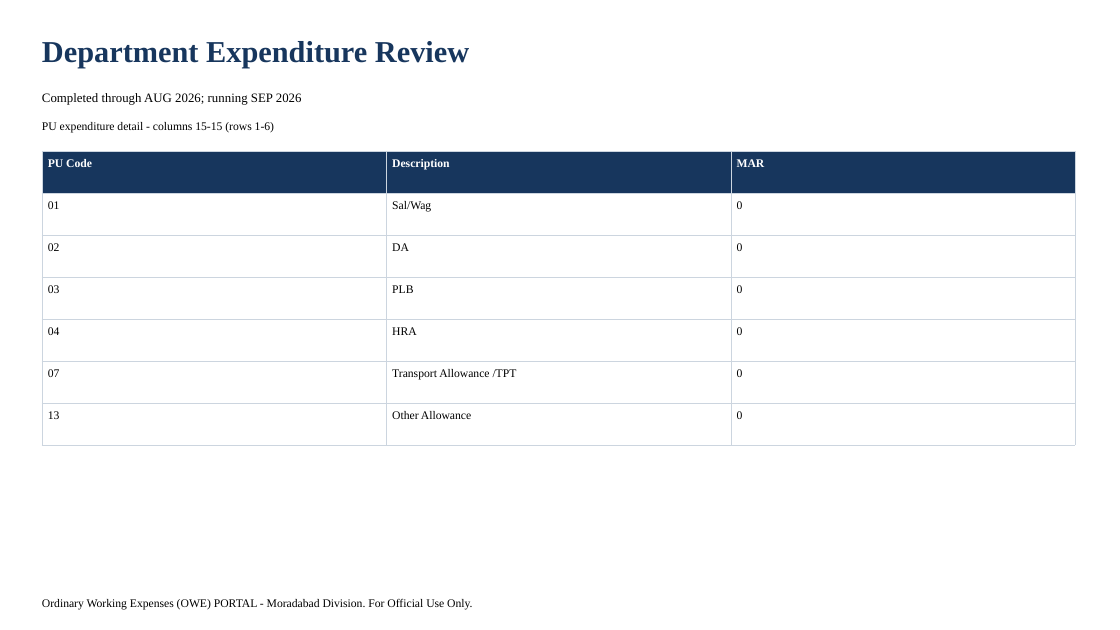
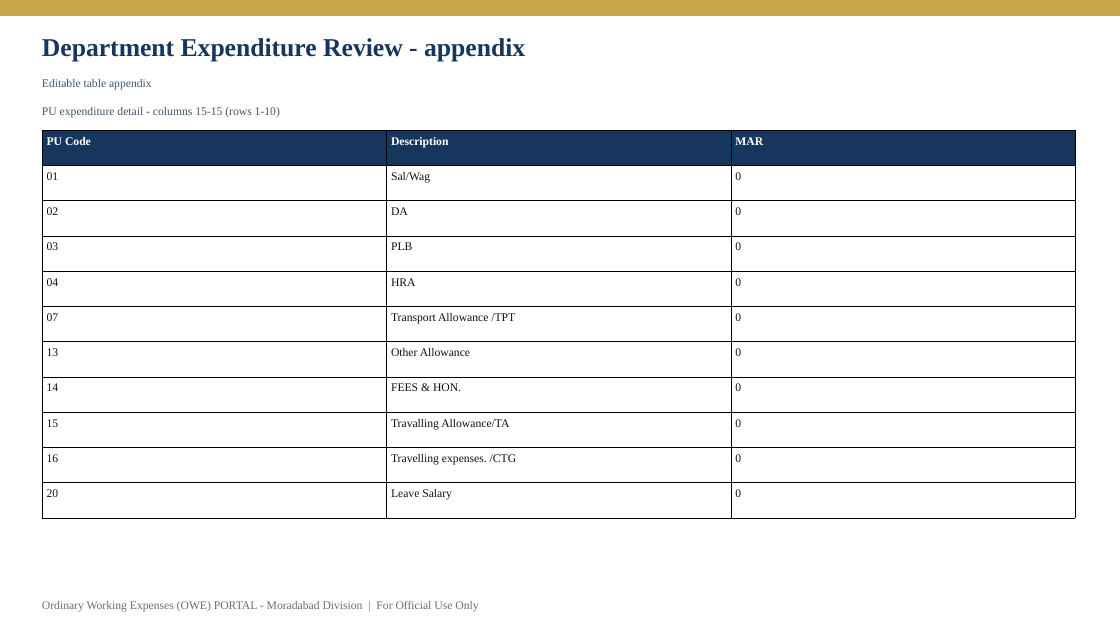
Before and after one commit to girishtiwari007/MBRLR, a slide deck: slide 16 of .export-validation/display/display.pptx (slide 18 before the commit). Drawn at 1120x630 pixels with LibreOffice and Linux fonts; fonts in the diff are those of the drawing. Boxes give left, top, right and bottom in pixels: in the first picture for what was removed or moved away, otherwise in the second. Text is boxed around its words. In the diff, an @@ line names an element or a change of style, - is before the commit and + after.

```diff
--- a/.export-validation/display/display.pptx
+++ b/.export-validation/display/display.pptx
@@ rectangle added at [0,0,1120,15], fill #C9A84C, outline #C9A84C 1 pt @@
@@ text at [42,38,525,61]: text changed; size 26 to 22 pt @@
-Department Expenditure Review
+Department Expenditure Review - appendix
@@ text added at [42,79,152,90], 10 pt, text #40566E @@
+Editable table appendix
@@ text at [42,107,280,118]: text changed; text colour #000000 to #40566E @@
-PU expenditure detail - columns 15-15 (rows 1-6)
+PU expenditure detail - columns 15-15 (rows 1-10)
@@ text removed at [42,93,302,105] @@
-Completed through AUG 2026; running SEP 2026
@@ table at [42,130,1075,504] @@
+row 8: 14 | FEES & HON. | 0
+row 9: 15 | Travalling Allowance/TA | 0
+row 10: 16 | Travelling expenses. /CTG | 0
+row 11: 20 | Leave Salary | 0
@@ table: place and size @@
-table at [42,151,1075,423]
+table at [42,130,1075,504]
@@ text at [42,601,478,612]: text changed; text colour #000000 to #607080 @@
-Ordinary Working Expenses (OWE) PORTAL - Moradabad Division. For Official Use Only.
+Ordinary Working Expenses (OWE) PORTAL - Moradabad Division | For Official Use Only
```
Also in this commit, not shown: 17 other slides changed, 1 slide added, 5 slides removed, 5 other files.
